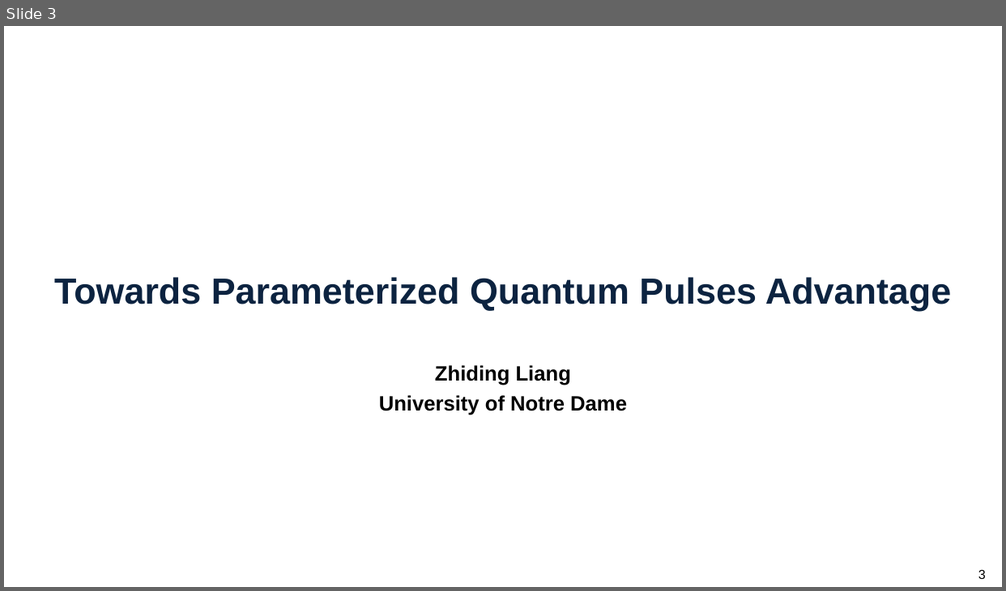
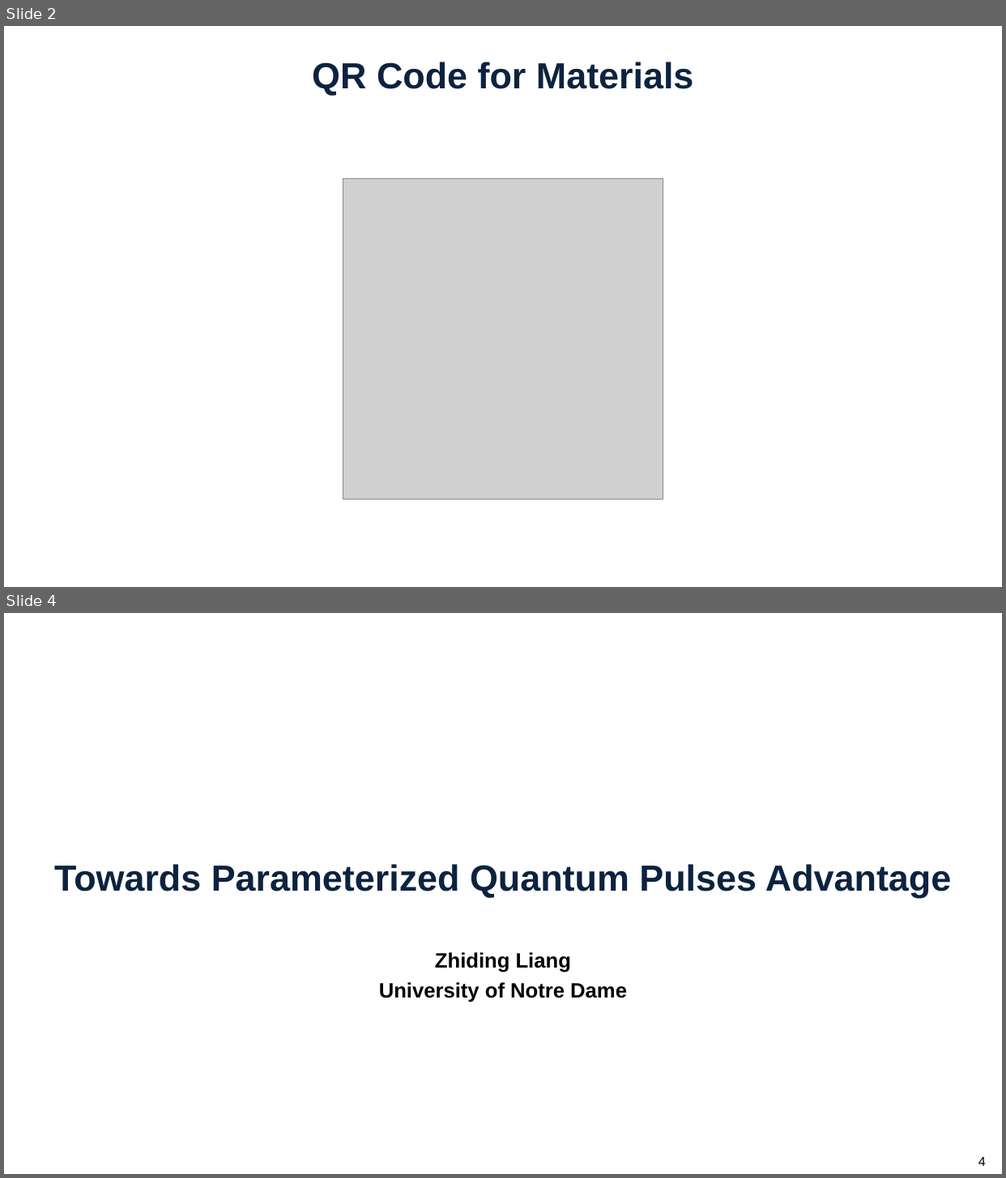
Before and after one commit to zlianghahaha/QCE2023-TuT18, a slide deck: tutorialppt1.1.pptx. Shown one above the other, each under a label of ours: slide 3 before the commit, slides 2 and 4 after it; the slides between them are not shown. The pictures are 1006x591 and 1006x1178 pixels, drawn with LibreOffice and Linux fonts; fonts in the diff are those of the drawing; grey boxes stand for pictures; background and template pictures are left out. Boxes give left, top, right and bottom in pixels: in the first picture for what was removed or moved away, otherwise in the second. Text is boxed around its words. In the diff, an @@ line names an element or a change of style, - is before the commit and + after.

```diff
--- a/tutorialppt1.1.pptx
+++ b/tutorialppt1.1.pptx
@@ slide 2 added at (4,26,1002,587), background #FFFFFF @@
@@ title added at (312,62,694,96), 70 pt, text #0C2340, bold @@
+QR Code for Materials
@@ picture added at (343,178,663,499) @@
@@ what was slide 3 is now slide 4 @@
@@ page number at (978,1157,986,1166): text changed @@
-3
+4
```
Also in this commit, not shown: 1 slide changed.
